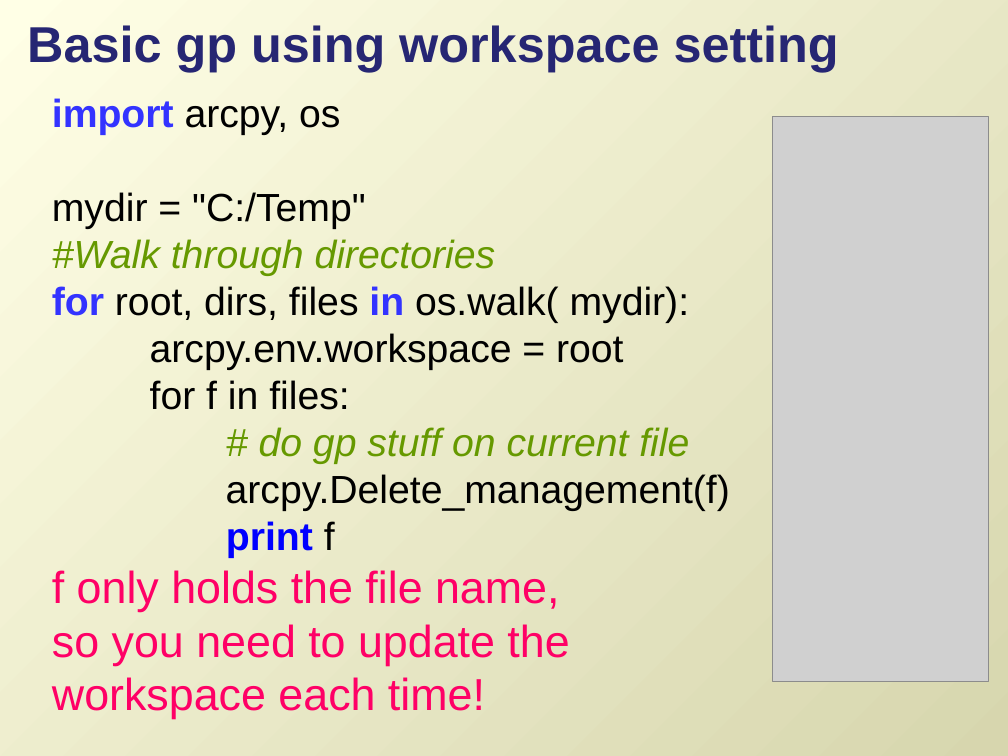
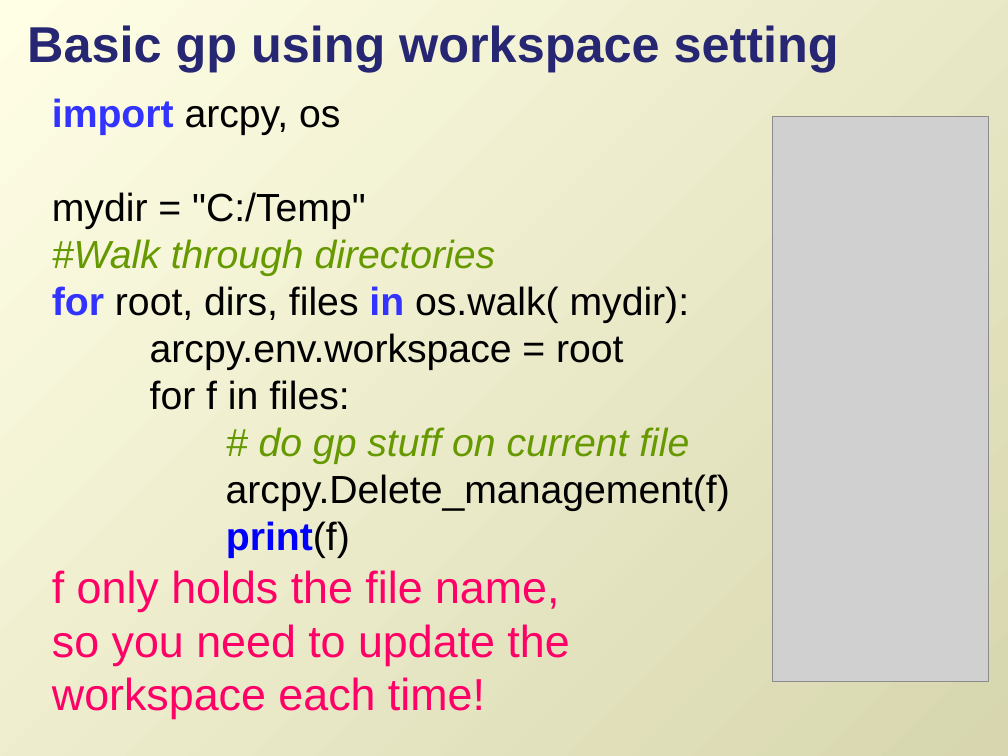
Before and after one commit to lgtateos/gis540, a slide deck: slide 20 of slides/looping2.pptx. Drawn at 1008x756 pixels with LibreOffice and Linux fonts; fonts in the diff are those of the drawing; grey boxes stand for pictures. Boxes give left, top, right and bottom in pixels: in the first picture for what was removed or moved away, otherwise in the second. Text is boxed around its words. In the diff, an @@ line names an element or a change of style, - is before the commit and + after.

```diff
--- a/slides/looping2.pptx
+++ b/slides/looping2.pptx
@@ text at (226,521,350,558): text changed @@
-print f
+print(f)
```
Also in this commit, not shown: 12 other slides changed.
